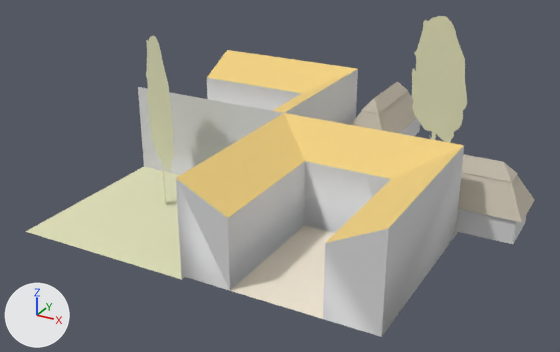
What one commit did to the OBJ model assets/stl_export/212w.obj.
The view is the same before and after, from a camera (50 mm lens) standing at (28.7, -52.9, 28.3) and looking at (0.0, -0.7, 2.2). Arrows for +X, +Y and +Z are at lower left; the lights stay in place. The older version comes first. Where no turn or scale is listed for an object, it has been applied to the vertices. Vertices at exactly the same position are counted once.

Objects in the first picture: '212w'.
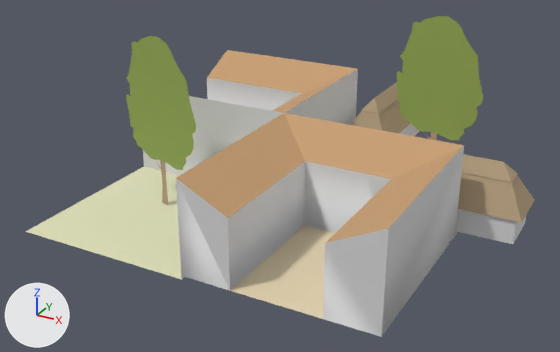
Pixel boxes (x1, y1, x2, y2) of what changed, in the pictures (560 x 352 px; the box of a moved part takes in the faces that stretch with it):
'212w', recoloured, reshaped: (25, 16, 534, 337) in both
part 1 of me_212w, moved or reshaped: before (146, 16, 466, 183); after (126, 16, 480, 184)
part 2 of me_212w, recoloured: (164, 176, 167, 205) in both
part 3 of me_212w, recoloured: before (147, 64, 467, 172); after (126, 67, 483, 170)

The edits, one by one:
Material 'Material' (mat_material) changes colour from yellow #f1d182 to brown #c89f74; in linear values from (0.878, 0.639, 0.224) to (0.577, 0.349, 0.176).
Material 'cortyard' (mat_cortyard) changes colour from pale yellow #f1e6d3 to beige #e2d1af; in linear values from (0.878, 0.792, 0.651) to (0.757, 0.639, 0.427).
Material 'straw' (mat_straw) changes colour from light grey #c7bead to beige #b29c7d; in linear values from (0.569, 0.514, 0.42) to (0.447, 0.333, 0.204).
Material 'tree' (mat_tree) is new.
Its base color is (0.294, 0.4, 0.0902) (green #94aa55).
Its roughness is 1.0.
me_212w has 221 vertices, 280 faces and spans x -15.0..19.7, y -15.0..20.9, z -0.3..14.4.
me_212w is used by ob_212w; location (0.0, 0.0, 0.0).
Part 1, on me_212w:
48 vertices are removed from x -11.6..12.3, y -8.0..13.4, z 2.8..14.4.
68 faces are deleted.
7 vertices in x -5.3..12.6, y -8.2..8.3, z 5.8..9.1 move by (0.8, 1.5, 0.0).
5 vertices in x -11.5..6.4, y -3.2..13.3, z 5.6..8.8 move by (-0.8, -1.5, 0.0).
4 vertices in x -8.6..9.2, y -5.5..11.0, z 1.5..3.9 move by (-0.1, -0.1, 0.0).
4 vertices in x -8.1..9.6, y -5.8..10.6, z 1.7..3.9 move by (0.1, 0.1, 0.0).
4 vertices in x -11.4..6.4, y -3.2..13.2, z 4.9..9.3 move by (-0.7, -1.5, 0.0).
4 vertices in x -11.7..6.0, y -2.9..13.5, z 7.6..8.7 move by (-0.8, -1.7, 0.0).
46 vertices move from x -11.7..12.8, y -8.5..13.5, z -0.3..9.4 to x -12.6..13.7, y -6.7..11.9, z -0.3..9.4.
48 vertices are added at x -12.4..13.1, y -6.6..11.8, z 2.8..14.4.
18 new faces join them, mat_straw (beige #b29c7d).
50 new faces join them, mat_tree (green #94aa55).
me_212w part 2: 22 faces spanning x -8.7..9.7, y -5.7..10.9, z -0.3..3.9 switch from mat_w (beige #e2e2bc) to mat_straw (beige #b29c7d).
me_212w part 3: 50 faces spanning x -12.6..13.7, y -6.7..11.9, z 3.4..9.4 switch from mat_w (beige #e2e2bc) to mat_tree (green #94aa55).
